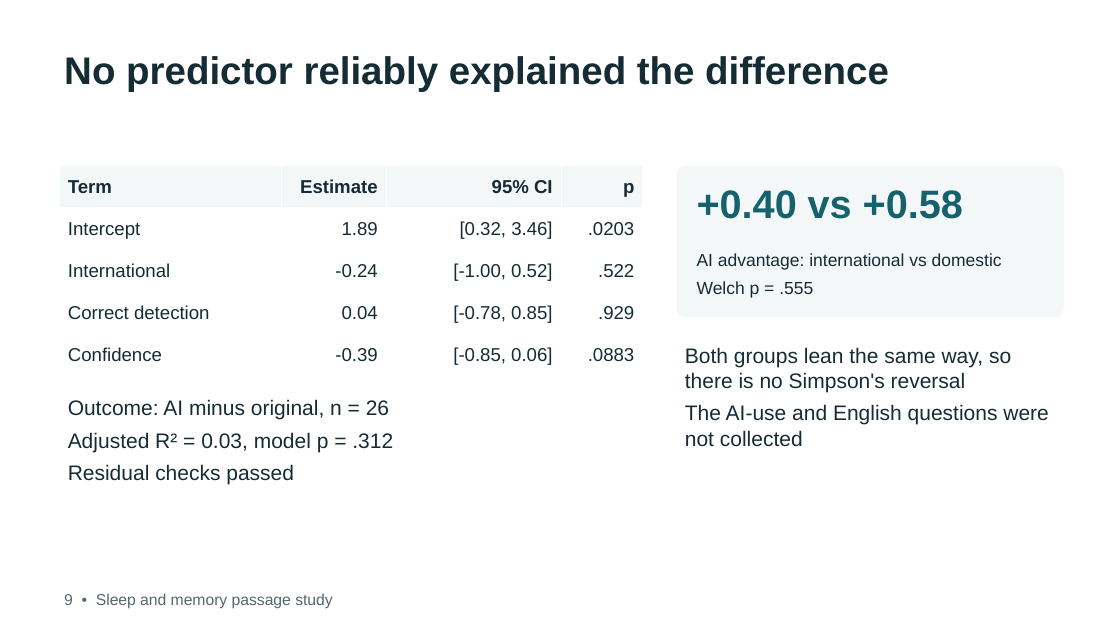
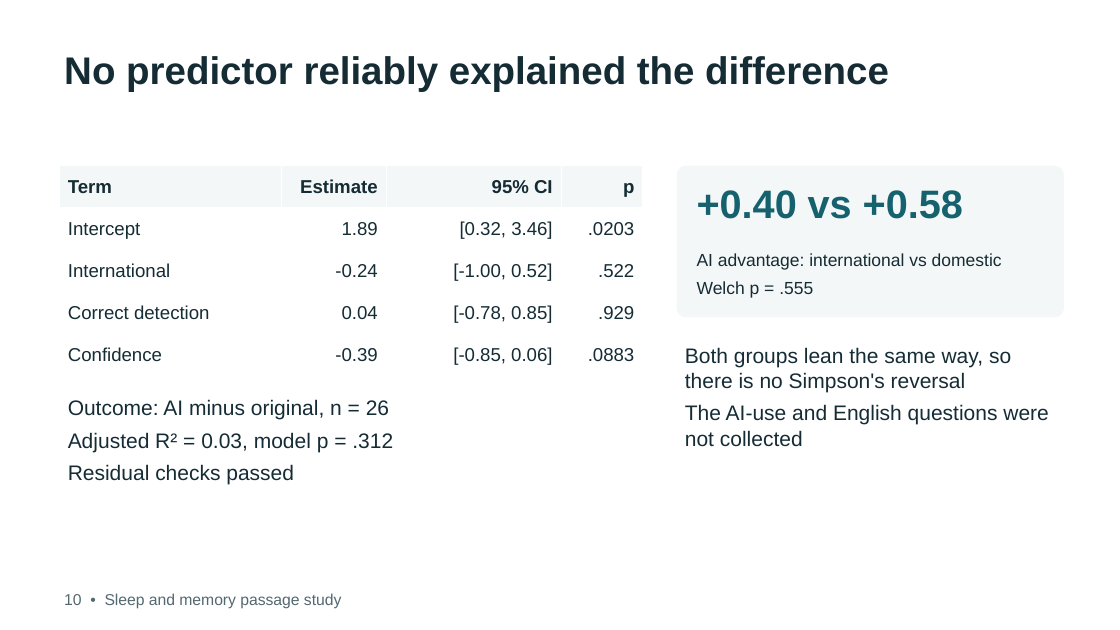
Before and after one commit to debshreechowdhury/sleep-memory-passage-study, a slide deck: slide 5 of presentation/data_quality.pptx. Drawn at 1120x630 pixels with LibreOffice and Linux fonts; fonts in the diff are those of the drawing. Boxes give left, top, right and bottom in pixels: in the first picture for what was removed or moved away, otherwise in the second. Text is boxed around its words. In the diff, an @@ line names an element or a change of style, - is before the commit and + after.

```diff
--- a/presentation/data_quality.pptx
+++ b/presentation/data_quality.pptx
@@ text at [64,593,341,609]: text changed @@
-9 • Sleep and memory passage study
+10 • Sleep and memory passage study
```
Also in this commit, not shown: 4 other slides changed, 8 other files.
